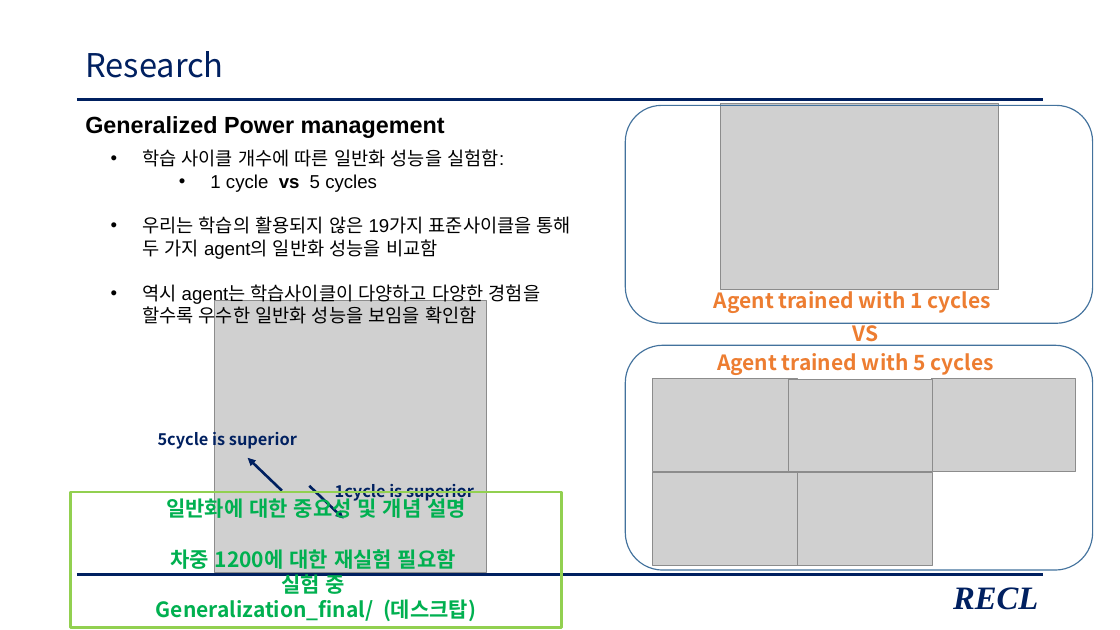
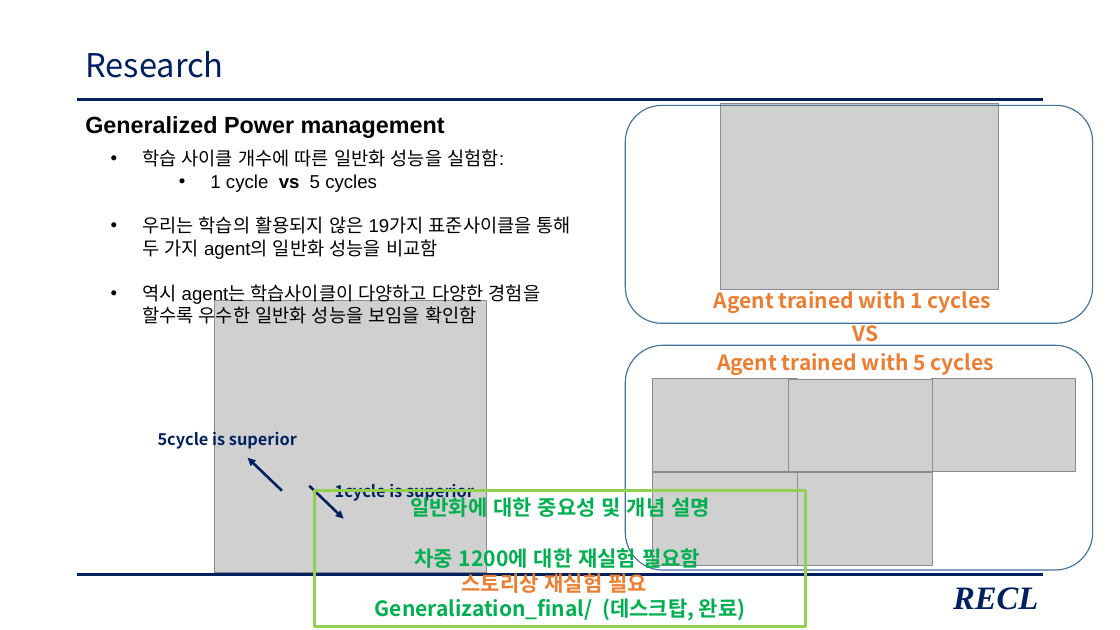
Before and after one commit to zidane89/experiment_essential, a slide deck: slide 22 of 발표자료_중안2.pptx. Drawn at 1120x630 pixels with LibreOffice and Linux fonts; fonts in the diff are those of the drawing; grey boxes stand for pictures. Boxes give left, top, right and bottom in pixels: in the first picture for what was removed or moved away, otherwise in the second. Text is boxed around its words. In the diff, an @@ line names an element or a change of style, - is before the commit and + after.

```diff
--- a/발표자료_중안2.pptx
+++ b/발표자료_중안2.pptx
@@ rectangle "일반화에 대한 중요성 및 개념 ...": place and size @@
-rectangle "일반화에 대한 중요성 및 개념 ..." at (71, 492, 561, 628)
+rectangle "일반화에 대한 중요성 및 개념 ..." at (315, 491, 806, 627)
@@ text in rectangle at (375, 570, 746, 620): text changed @@
-실험 중
-Generalization_final/ (데스크탑)
+스토리상 재실험 필요
+Generalization_final/ (데스크탑, 완료)
```
Also in this commit, not shown: 8 other slides changed.
